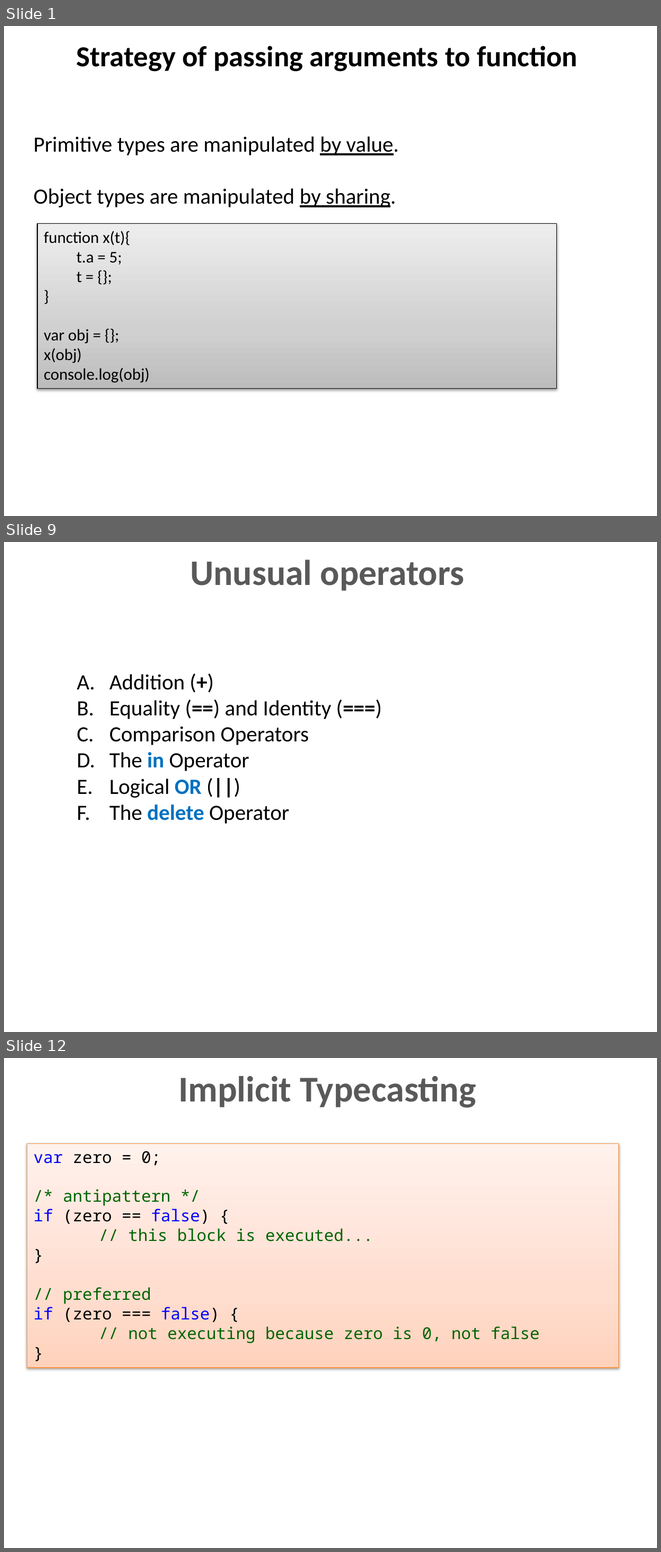
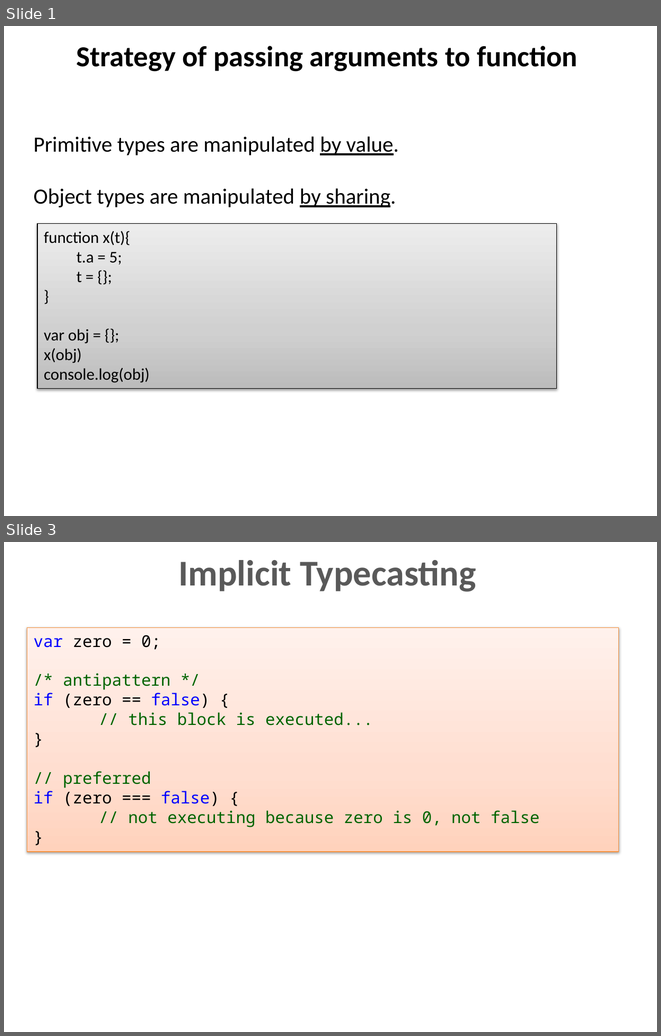
Before and after one commit to dzmitry-varabei/front-end-course, a slide deck: js-data-types/Data_types.pptx. Shown one above the other, each under a label of ours: slides 1, 9 and 12 before the commit, slides 1 and 3 after it; the slides between them are not shown. The pictures are 661x1552 and 661x1036 pixels, drawn with LibreOffice and Linux fonts; fonts in the diff are those of the drawing. Boxes give left, top, right and bottom in pixels: in the first picture for what was removed or moved away, otherwise in the second. Text is boxed around its words. In the diff, an @@ line names an element or a change of style, - is before the commit and + after.

```diff
--- a/js-data-types/Data_types.pptx
+++ b/js-data-types/Data_types.pptx
@@ slide 9 removed at [4, 542, 657, 1032], background #FFFFFF @@
@@ title removed at [190, 559, 465, 591] @@
-Unusual operators
@@ text removed at [109, 674, 332, 823] @@
-A. Addition (+)
-B. Equality (==) and Identity (===)
-C. Comparison Operators
-D. The in Operator
-E. Logical OR (||)
-F. The delete Operator
@@ what was slide 12 is now slide 3 @@
```
Also in this commit, not shown: 1 slide changed, 8 other slides removed, 2 other files.
